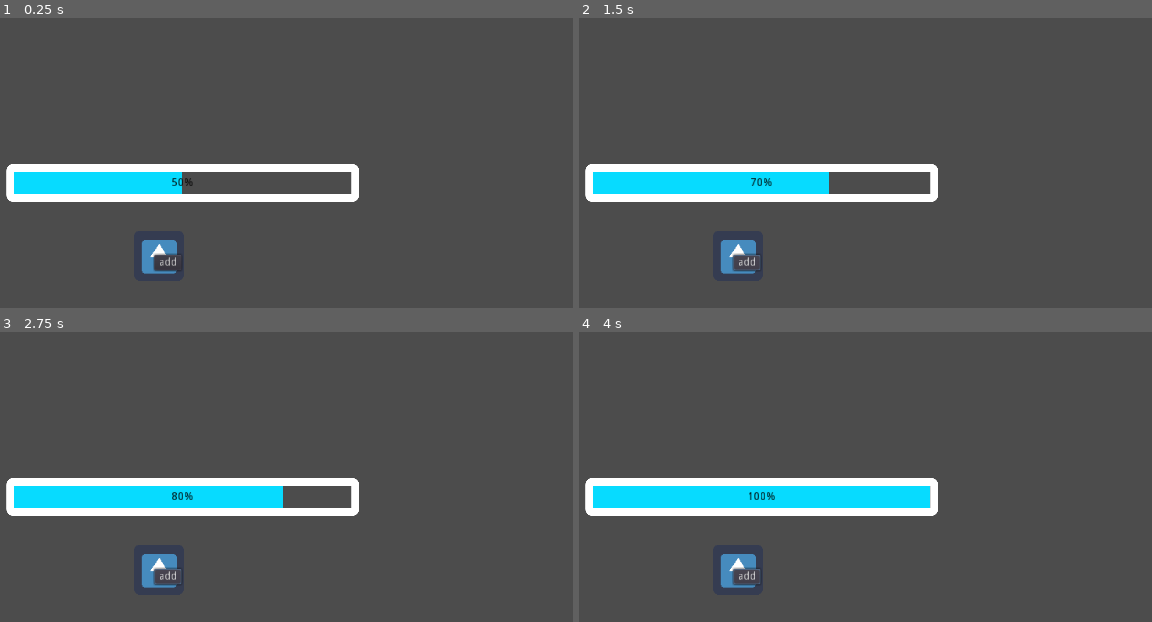
Above: before the commit, frames 1-4 (two rows, left to right).
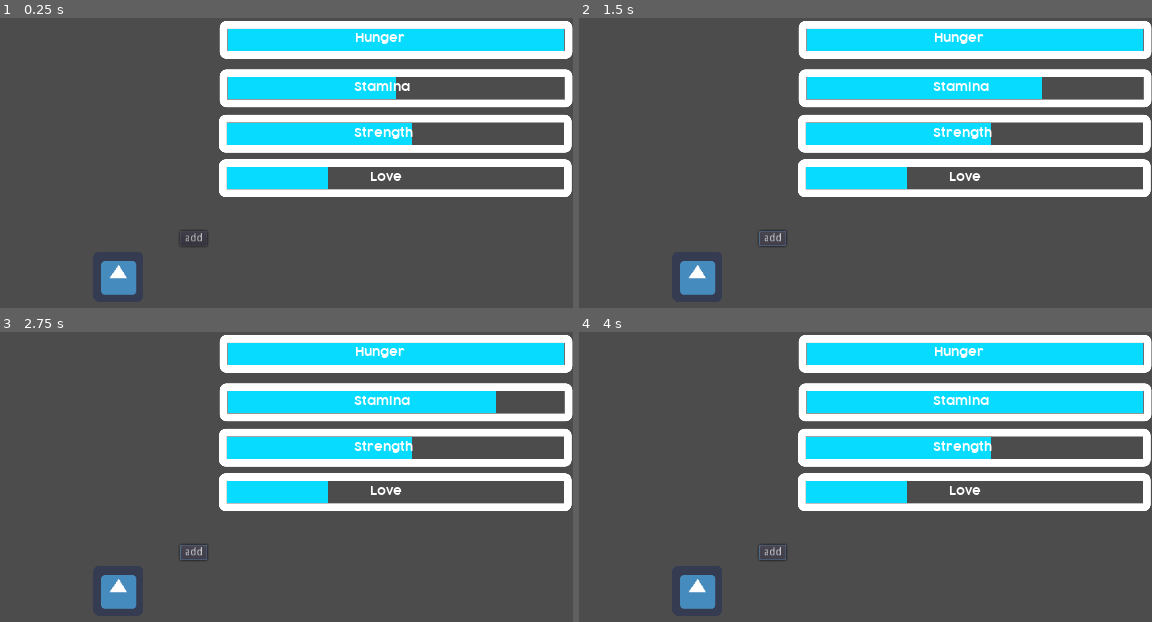
Above: after the commit, the same moments.

Repository: wiznob/chibGarden
Game: Godot game, scene res://Chib.tscn
The game is run twice, just before and just after one commit, with the same random seed, the same clock (stepped at 60 frames per second) and the same inputs. This scene is started directly instead of the project's main scene. The engine's default icon, where the game draws it, is replaced by a stand-in: a white triangle on a blue panel in a dark square.
Inputs:
- Up to frame 1 (0.25 s): no input
- Up to frame 2 (1.5 s): click "add" at 0.5 s; click "add" at 1.25 s
- Up to frame 3 (2.75 s): click "add" at 2 s
- Up to frame 4 (4 s): tap Enter at 2.75 s; tap Space at 3.5 s

The runs differ from the first frame. In frame 1, 31% of the frame differs, in the area x 1-100%, y 1-96%; in frame 2, 32%; in frame 3, 32%; in frame 4, 33%.

Commit message:
Added more status bars for chib

Diff:
--- a/Chib.tscn
+++ b/Chib.tscn
@@ -1,6 +1,7 @@
-[gd_scene load_steps=6 format=2]
+[gd_scene load_steps=7 format=2]
 
 [ext_resource path="res://icon.png" type="Texture" id=1]
+[ext_resource path="res://StatusFont.tres" type="DynamicFont" id=2]
 [ext_resource path="res://Bar.tres" type="Theme" id=3]
 
 [sub_resource type="GDScript" id=3]
@@ -8,7 +9,7 @@
 
 
 # Declare member variables here. Examples:
-var names
+var names = \"Him\"
 var hunger = 100
 var stamina = 50
 var strength = 55
@@ -16,14 +17,19 @@
 
 # Called when the node enters the scene tree for the first time.
 func _ready():
-	get_node(\"ProgressBar\").set_value(stamina)
+	get_node(\"Sprite/hunger\").set_value(hunger)
+	get_node(\"Sprite/stamina\").set_value(stamina)
+	get_node(\"Sprite/strength\").set_value(strength)
+	get_node(\"Sprite/love\").set_value(love)
+
+
 	var button = Button.new()
 	button.text = \"add\"
 	button.connect(\"pressed\", self, \"_button_pressed\")
 	add_child(button)
 func _button_pressed():
 	stamina = stamina +10
-	get_node(\"ProgressBar\").set_value(stamina)
+	get_node(\"Sprite/stamina\").set_value(stamina)
 
 
 
@@ -53,19 +59,93 @@
 corner_radius_bottom_left = 8
 
 [node name="Chib" type="Node2D"]
-position = Vector2( 488, 303 )
+position = Vector2( 521, 272 )
 script = SubResource( 3 )
 
 [node name="Sprite" type="Sprite" parent="."]
-position = Vector2( 6, 1 )
+position = Vector2( -79, 59 )
 texture = ExtResource( 1 )
 
-[node name="ProgressBar" type="ProgressBar" parent="."]
-margin_left = -189.0
-margin_top = -116.0
-margin_right = 262.0
-margin_bottom = -68.0
+[node name="hunger" type="ProgressBar" parent="Sprite"]
+margin_left = 130.0
+margin_top = -327.0
+margin_right = 581.0
+margin_bottom = -279.0
+rect_pivot_offset = Vector2( 248, 24 )
 theme = ExtResource( 3 )
 custom_colors/font_color = Color( 0, 0, 0, 1 )
 custom_styles/fg = SubResource( 1 )
 custom_styles/bg = SubResource( 2 )
+percent_visible = false
+
+[node name="hungerRTF" type="RichTextLabel" parent="Sprite/hunger"]
+margin_left = 192.0
+margin_top = 192.0
+margin_right = 248.0
+margin_bottom = 211.0
+rect_pivot_offset = Vector2( 28, 10 )
+custom_fonts/normal_font = ExtResource( 2 )
+text = "Love"
+
+[node name="stamina" type="ProgressBar" parent="Sprite"]
+margin_left = 130.0
+margin_top = -265.0
+margin_right = 581.0
+margin_bottom = -217.0
+rect_pivot_offset = Vector2( 248, 24 )
+theme = ExtResource( 3 )
+custom_colors/font_color = Color( 0, 0, 0, 1 )
+custom_styles/fg = SubResource( 1 )
+custom_styles/bg = SubResource( 2 )
+percent_visible = false
+
+[node name="staminaRTF" type="RichTextLabel" parent="Sprite/stamina"]
+margin_left = 172.0
+margin_top = 16.0
+margin_right = 255.0
+margin_bottom = 35.0
+rect_pivot_offset = Vector2( 28, 10 )
+custom_fonts/normal_font = ExtResource( 2 )
+text = "Stamina"
+
+[node name="strength" type="ProgressBar" parent="Sprite"]
+margin_left = 129.0
+margin_top = -207.0
+margin_right = 580.0
+margin_bottom = -159.0
+rect_pivot_offset = Vector2( 248, 24 )
+theme = ExtResource( 3 )
+custom_colors/font_color = Color( 0, 0, 0, 1 )
+custom_styles/fg = SubResource( 1 )
+custom_styles/bg = SubResource( 2 )
+percent_visible = false
+
+[node name="strengthRTF" type="RichTextLabel" parent="Sprite/strength"]
+margin_left = 173.0
+margin_top = 16.0
+margin_right = 256.0
+margin_bottom = 35.0
+rect_pivot_offset = Vector2( 28, 10 )
+custom_fonts/normal_font = ExtResource( 2 )
+text = "Strength"
+
+[node name="love" type="ProgressBar" parent="Sprite"]
+margin_left = 129.0
+margin_top = -150.0
+margin_right = 580.0
+margin_bottom = -102.0
+rect_pivot_offset = Vector2( 226, 24 )
+theme = ExtResource( 3 )
+custom_colors/font_color = Color( 0, 0, 0, 1 )
+custom_styles/fg = SubResource( 1 )
+custom_styles/bg = SubResource( 2 )
+percent_visible = false
+
+[node name="loveRTF" type="RichTextLabel" parent="Sprite/love"]
+margin_left = 174.0
+margin_top = -162.0
+margin_right = 257.0
+margin_bottom = -143.0
+rect_pivot_offset = Vector2( 28, 10 )
+custom_fonts/normal_font = ExtResource( 2 )
+text = "Hunger"
--- /dev/null
+++ b/StatusFont.tres
@@ -0,0 +1,6 @@
+[gd_resource type="DynamicFont" load_steps=2 format=2]
+
+[ext_resource path="res://Cocogoose Pro Semilight-trial.ttf" type="DynamicFontData" id=1]
+
+[resource]
+font_data = ExtResource( 1 )
--- /dev/null
+++ b/stamina.gd
@@ -0,0 +1,16 @@
+extends ProgressBar
+
+
+# Declare member variables here. Examples:
+# var a = 2
+# var b = "text"
+
+
+# Called when the node enters the scene tree for the first time.
+func _ready():
+	pass # Replace with function body.
+
+
+# Called every frame. 'delta' is the elapsed time since the previous frame.
+#func _process(delta):
+#	pass
Binary file added: Cocogoose Pro Semilight-trial.ttf
